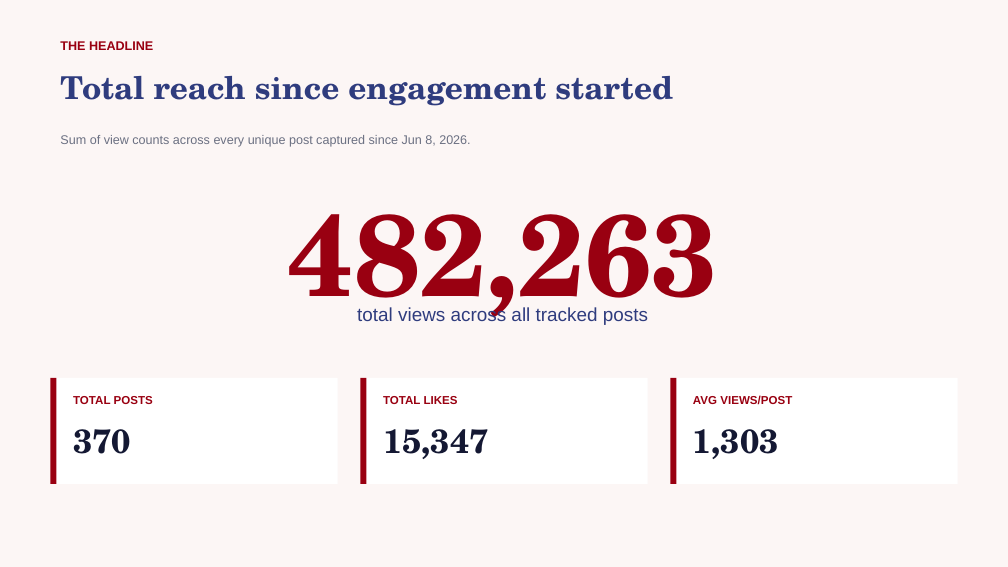
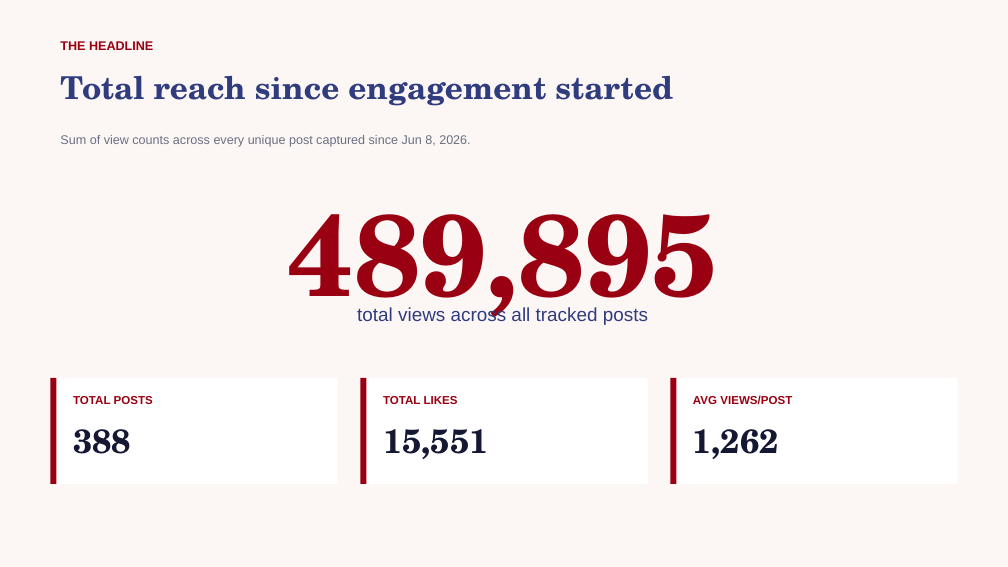
Before and after one commit to zvmmer/talking-downey-kpis, a slide deck: slide 2 of OVERALL_REPORT.pptx. Drawn at 1008x567 pixels with LibreOffice and Linux fonts; fonts in the diff are those of the drawing. Boxes give left, top, right and bottom in pixels: in the first picture for what was removed or moved away, otherwise in the second. Text is boxed around its words. In the diff, an @@ line names an element or a change of style, - is before the commit and + after.

```diff
--- a/OVERALL_REPORT.pptx
+++ b/OVERALL_REPORT.pptx
@@ text at (288, 214, 718, 325): text changed @@
-482,263
+489,895
@@ text at (73, 429, 131, 454): text changed @@
-370
+388
@@ text at (383, 429, 489, 459): text changed @@
-15,347
+15,551
@@ text at (693, 429, 779, 459): text changed @@
-1,303
+1,262
```
Also in this commit, not shown: 3 other slides changed, 5 other files.
